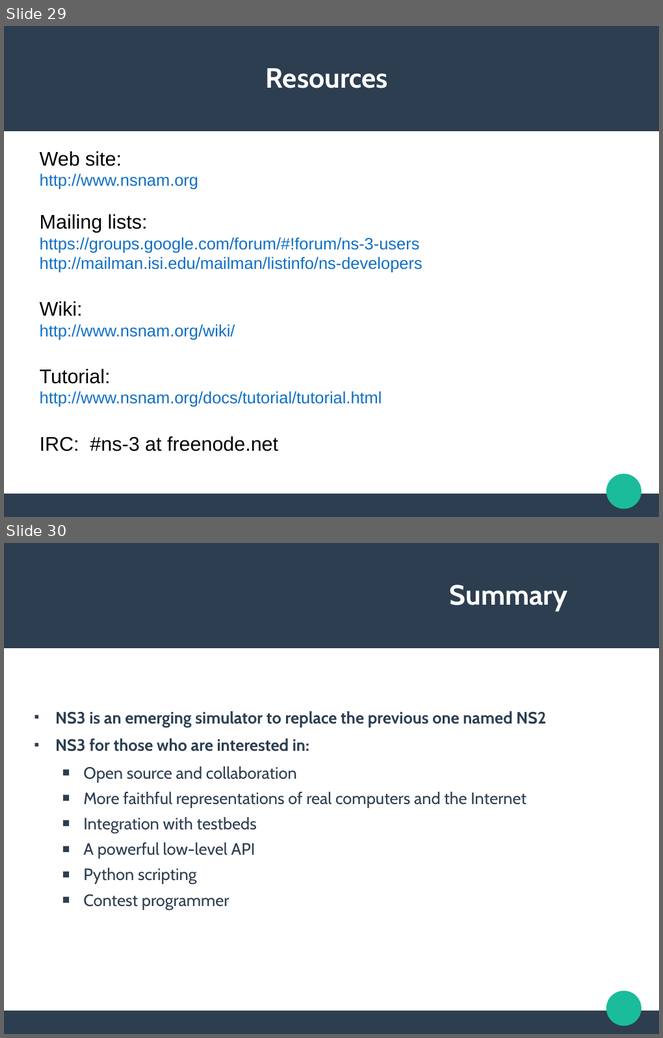
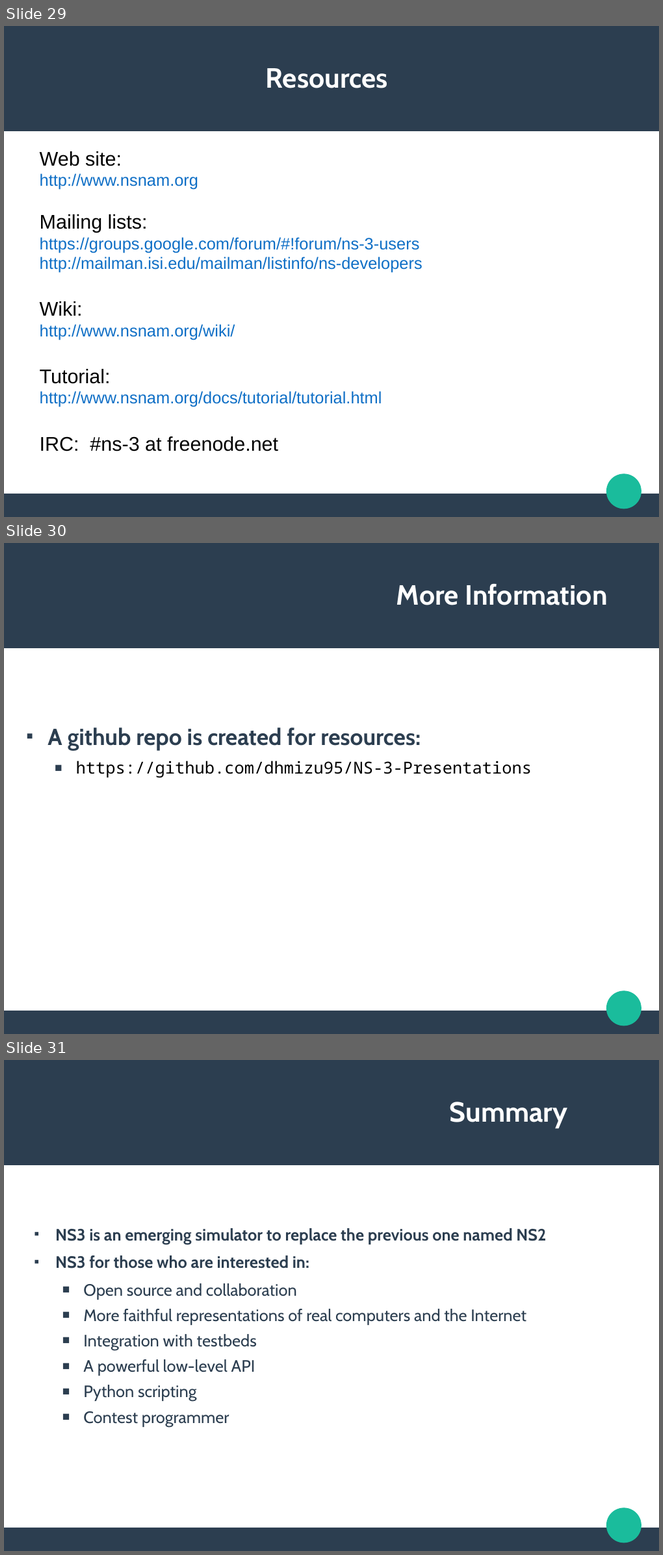
Before and after one commit to dhmizu95/NS-3-Presentations, a slide deck: Presentation/NS3.odp. Shown one above the other, each under a label of ours: slides 29 and 30 before the commit, slides 29, 30 and 31 after it. The pictures are 663x1038 and 663x1555 pixels, drawn with LibreOffice and Linux fonts; fonts in the diff are those of the drawing. Boxes give left, top, right and bottom in pixels: in the first picture for what was removed or moved away, otherwise in the second. Text is boxed around its words. In the diff, an @@ line names an element or a change of style, - is before the commit and + after.

```diff
--- a/Presentation/NS3.odp
+++ b/Presentation/NS3.odp
@@ slide 30 added at [4,543,659,1034], background #FFFFFF; not listed: 3 template elements that a slide beside it also shows @@
@@ title added at [397,584,607,605], 33.8 pt, text #FFFFFF, bold @@
+More Information
@@ text added at [48,728,532,778], 20 pt, text #000000 @@
+■ A github repo is created for resources:
+  ■ https://github.com/dhmizu95/NS-3-Presentations
@@ what was slide 30 is now slide 31 @@
```
Also in this commit, not shown: 2 other files.
